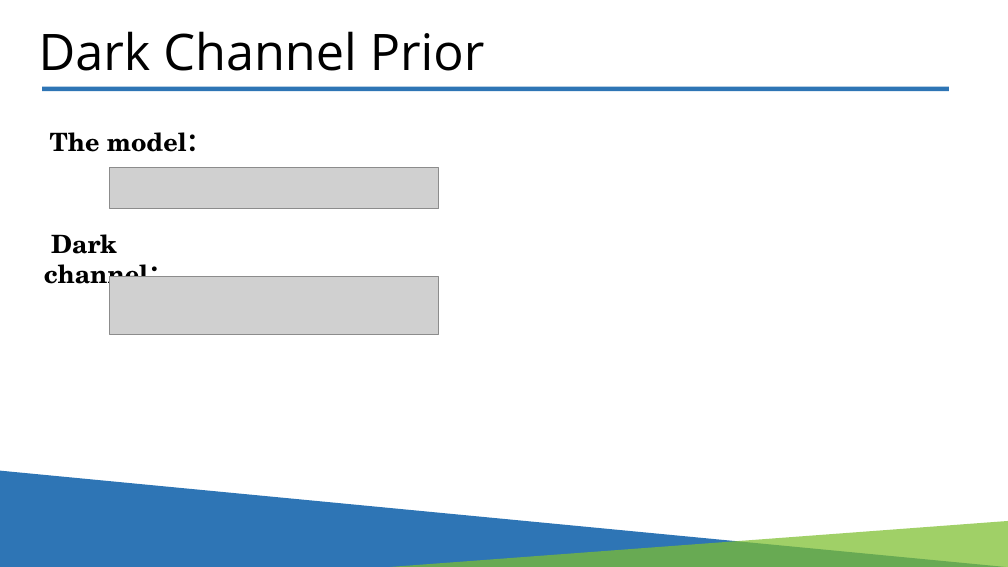
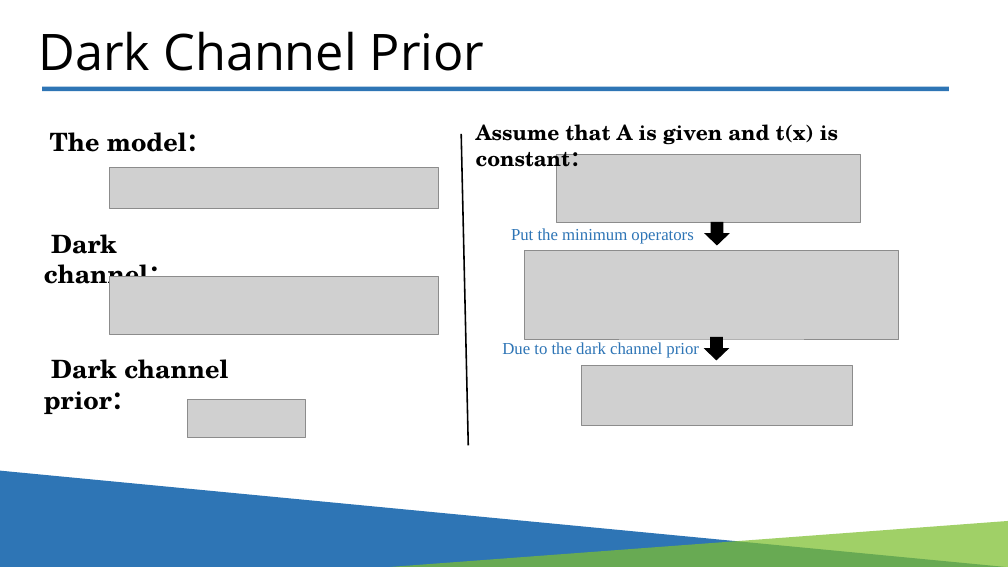
Before and after one commit to LiaochengStar/Defogging_Project_DIP, a slide deck: slide 4 of papers/group14_image_defogging.pptx. Drawn at 1008x567 pixels with LibreOffice and Linux fonts; fonts in the diff are those of the drawing; grey boxes stand for pictures. Boxes give left, top, right and bottom in pixels: in the first picture for what was removed or moved away, otherwise in the second. Text is boxed around its words. In the diff, an @@ line names an element or a change of style, - is before the commit and + after.

```diff
--- a/papers/group14_image_defogging.pptx
+++ b/papers/group14_image_defogging.pptx
@@ line added from (461, 134) to (468, 445), #000000 1.5 pt @@
@@ text added at [476,124,838,145], 20 pt, text #000000, bold @@
+Assume that A is given and t(x) is constant：
@@ picture added at [557,154,861,222] @@
@@ text added at [511,228,693,244], 16 pt, text #2E75B6 @@
+Put the minimum operators
@@ down arrow added at [706,222,729,244], fill #000000, outline #000000 1 pt @@
@@ picture added at [525,250,898,339] @@
@@ text added at [44,359,228,414], 24 pt, text #000000, bold @@
+Dark channel prior：
@@ text added at [502,342,699,358], 16 pt, text #2E75B6 @@
+Due to the dark channel prior
@@ down arrow added at [705,337,728,359], fill #000000, outline #000000 1 pt @@
@@ picture added at [582,365,852,425] @@
@@ picture added at [188,399,306,437] @@
```
Also in this commit, not shown: 4 slides added.
